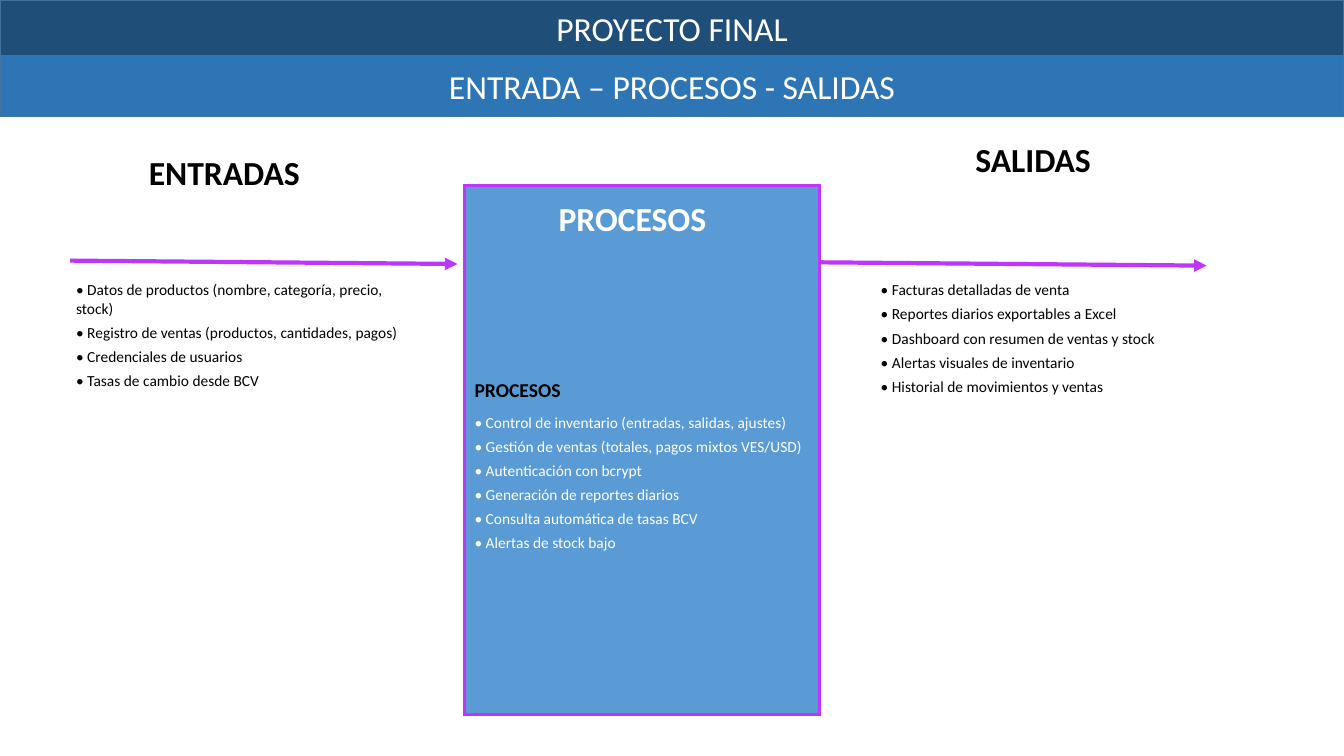
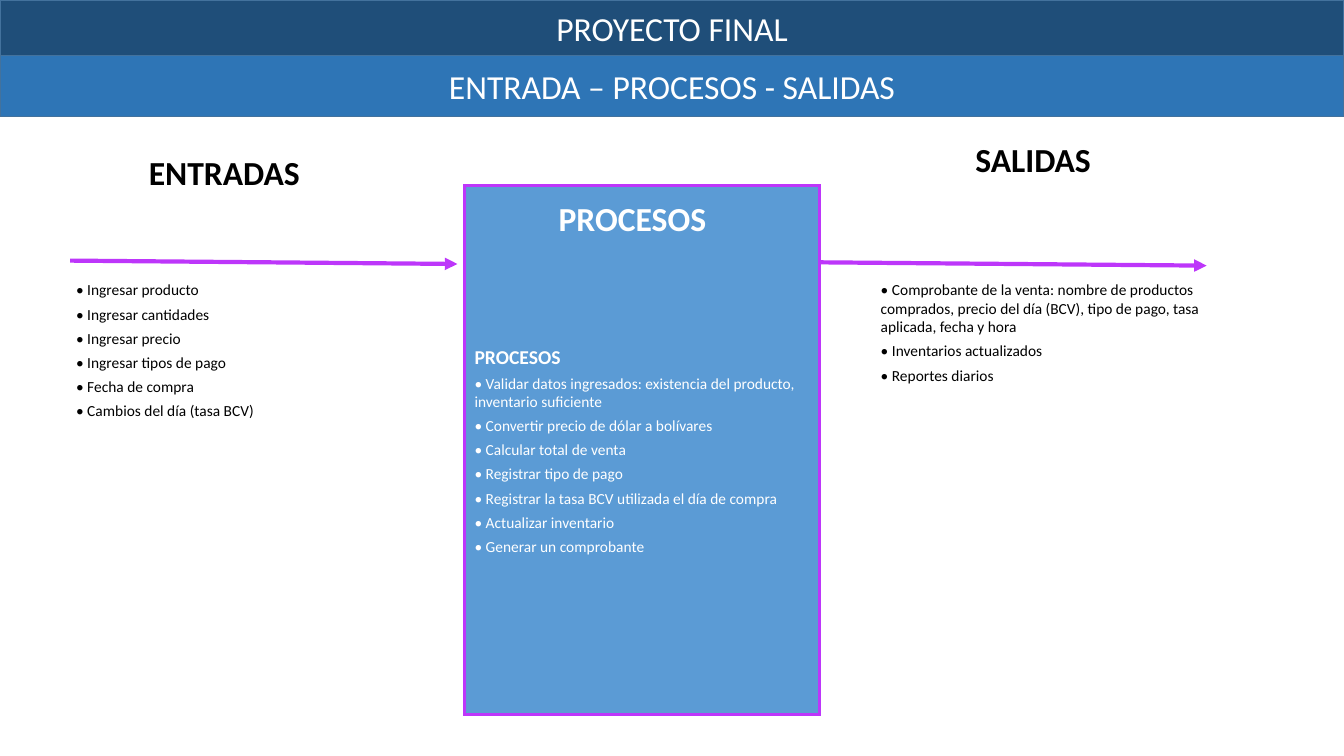
Before and after one commit to Edelyn000/gestor-de-ventas-e-inventario, a slide deck: slide 3 of presentacion/presentar_el_proyecto/Formato para presentar el Proyecto 2025.pptx. Drawn at 1344x756 pixels with LibreOffice and Linux fonts; fonts in the diff are those of the drawing. Boxes give left, top, right and bottom in pixels: in the first picture for what was removed or moved away, otherwise in the second. Text is boxed around its words. In the diff, an @@ line names an element or a change of style, - is before the commit and + after.

Commit message:
feat: actualiza Entrada-Procesos-Salidas con contenido de la imagen de referencia

```diff
--- a/presentacion/presentar_el_proyecto/Formato para presentar el Proyecto 2025.pptx
+++ b/presentacion/presentar_el_proyecto/Formato para presentar el Proyecto 2025.pptx
@@ text at (87, 284, 254, 418): text changed @@
-• Datos de productos (nombre, categoría, precio, stock)
-• Registro de ventas (productos, cantidades, pagos)
-• Credenciales de usuarios
-• Tasas de cambio desde BCV
+• Ingresar producto
+• Ingresar cantidades
+• Ingresar precio
+• Ingresar tipos de pago
+• Fecha de compra
+• Cambios del día (tasa BCV)
@@ text at (881, 284, 1199, 384): text changed @@
-• Facturas detalladas de venta
-• Reportes diarios exportables a Excel
-• Dashboard con resumen de ventas y stock
-• Alertas visuales de inventario
-• Historial de movimientos y ventas
+• Comprobante de la venta: nombre de productos comprados, precio del día (BCV), tipo de pago, tasa aplicada, fecha y hora
+• Inventarios actualizados
+• Reportes diarios
@@ text in rectangle at (475, 351, 561, 364): text colour #000000 to #FFFFFF in "PROCESOS"; less space between paragraphs @@
@@ text in rectangle at (475, 378, 795, 555): text changed @@
-• Control de inventario (entradas, salidas, ajustes)
-• Gestión de ventas (totales, pagos mixtos VES/USD)
-• Autenticación con bcrypt
-• Generación de reportes diarios
-• Consulta automática de tasas BCV
-• Alertas de stock bajo
+• Validar datos ingresados: existencia del producto, inventario suficiente
+• Convertir precio de dólar a bolívares
+• Calcular total de venta
+• Registrar tipo de pago
+• Registrar la tasa BCV utilizada el día de compra
+• Actualizar inventario
+• Generar un comprobante
```
